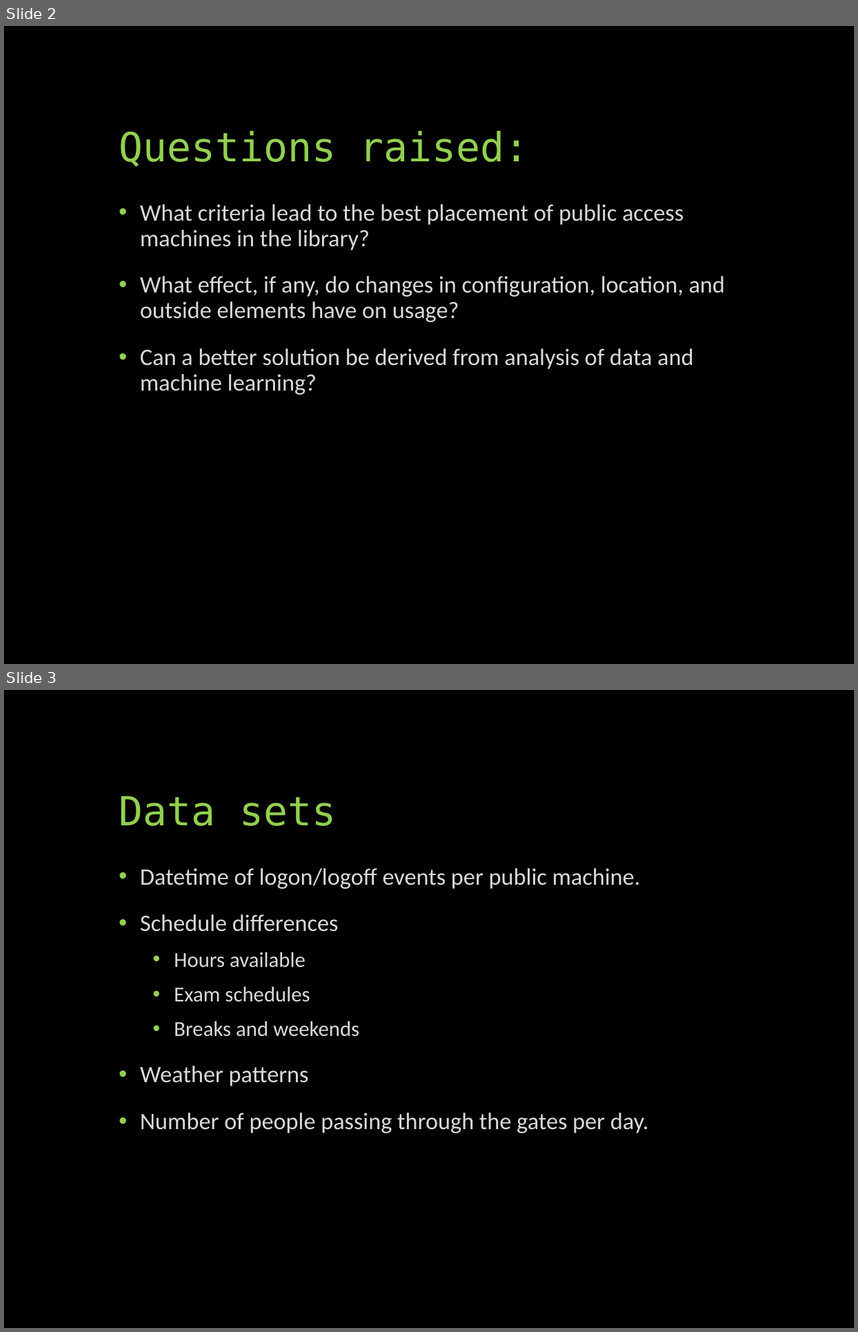
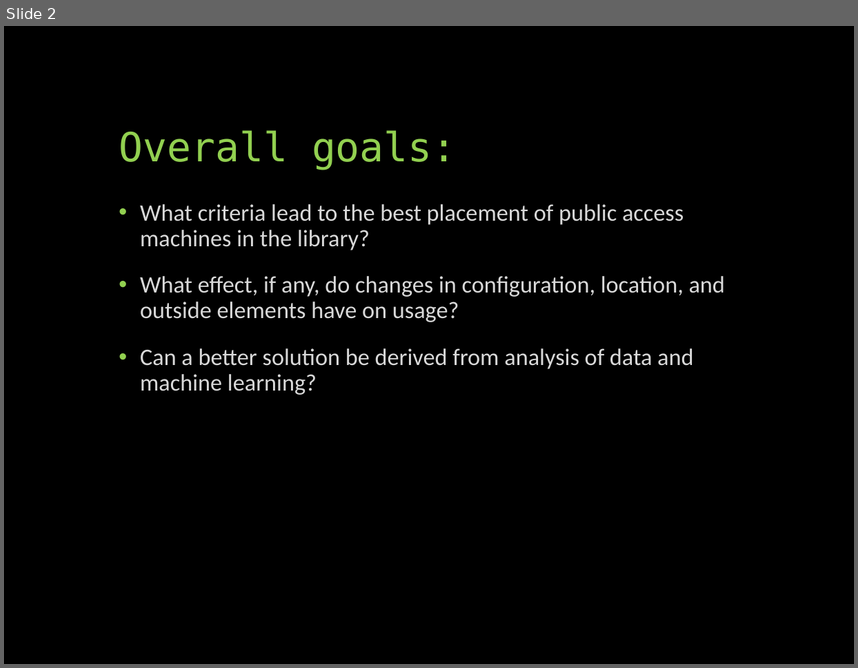
Before and after one commit to UNCG-CSE/Library-Computer-Usage-Analysis, a slide deck: docs/Computers in the Libraries.pptx. Shown one above the other, each under a label of ours: slides 2 and 3 before the commit, slide 2 after it. The pictures are 858x1332 and 858x668 pixels, drawn with LibreOffice and Linux fonts; fonts in the diff are those of the drawing. Boxes give left, top, right and bottom in pixels: in the first picture for what was removed or moved away, otherwise in the second. Text is boxed around its words. In the diff, an @@ line names an element or a change of style, - is before the commit and + after.

```diff
--- a/docs/Computers in the Libraries.pptx
+++ b/docs/Computers in the Libraries.pptx
@@ slide 3 removed at (4, 690, 854, 1328), background #000000 @@
@@ title removed at (119, 796, 336, 826) @@
-Data sets
@@ text removed at (140, 868, 649, 1133) @@
-• Datetime of logon/logoff events per public machine.
-• Schedule differences
-  • Hours available
-  • Exam schedules
-  • Breaks and weekends
-• Weather patterns
-• Number of people passing through the gates per day.
@@ slide 2 changed as well @@
@@ title at (119, 130, 457, 170): text changed @@
-Questions raised:
+Overall goals:
```
Also in this commit, not shown: 1 other slide changed, 2 slides added, 6 other slides removed.
